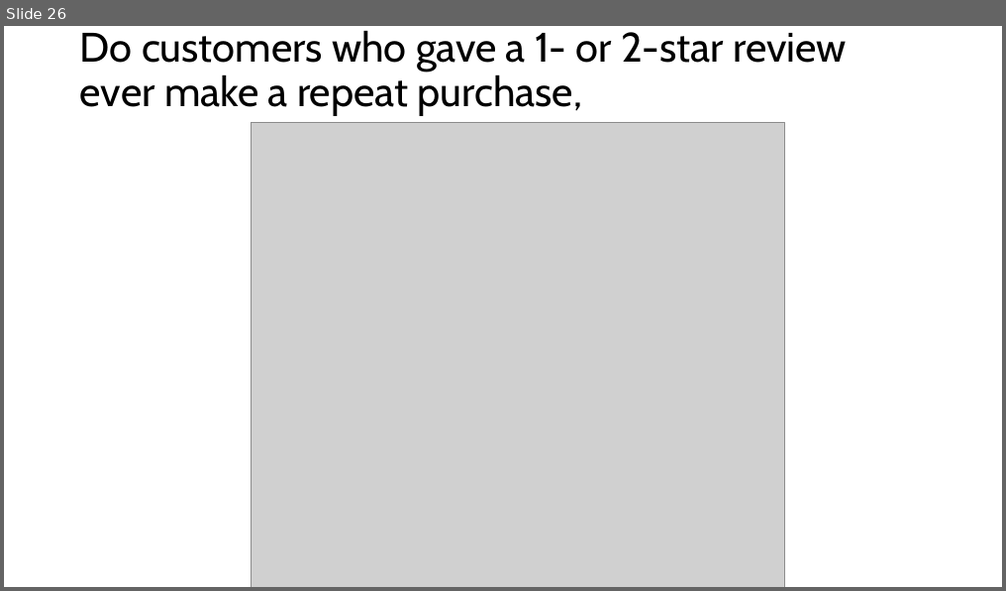
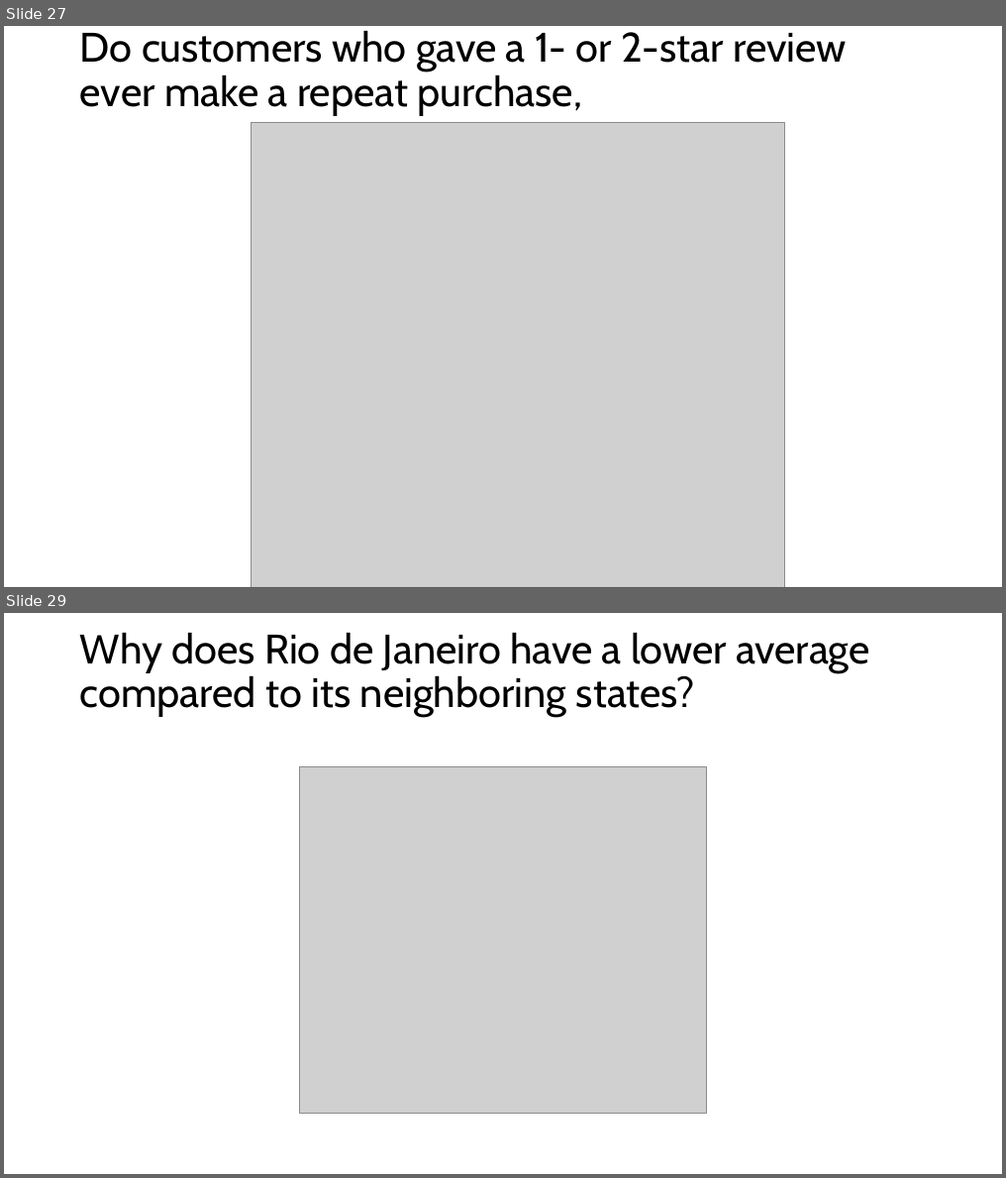
Before and after one commit to Sired1m/data_sprint_olist_G1, a slide deck: Olist Project updated.pptx. Shown one above the other, each under a label of ours: slide 26 before the commit, slides 27 and 29 after it; the slides between them are not shown. The pictures are 1006x591 and 1006x1178 pixels, drawn with LibreOffice and Linux fonts; fonts in the diff are those of the drawing; grey boxes stand for pictures. Boxes give left, top, right and bottom in pixels: in the first picture for what was removed or moved away, otherwise in the second. Text is boxed around its words. In the diff, an @@ line names an element or a change of style, - is before the commit and + after.

```diff
--- a/Olist Project updated.pptx
+++ b/Olist Project updated.pptx
@@ slide 29 added at bbox=[4, 613, 1002, 1174], background #FFFFFF @@
@@ title added at bbox=[80, 632, 870, 718], 39.6 pt, text #000000 @@
+Why does Rio de Janeiro have a lower average compared to its neighboring states?
@@ picture added at bbox=[300, 767, 706, 1114] @@
@@ what was slide 26 is now slide 27 @@
```
Also in this commit, not shown: 2 slides changed, 9 other slides added, 1 other file.
